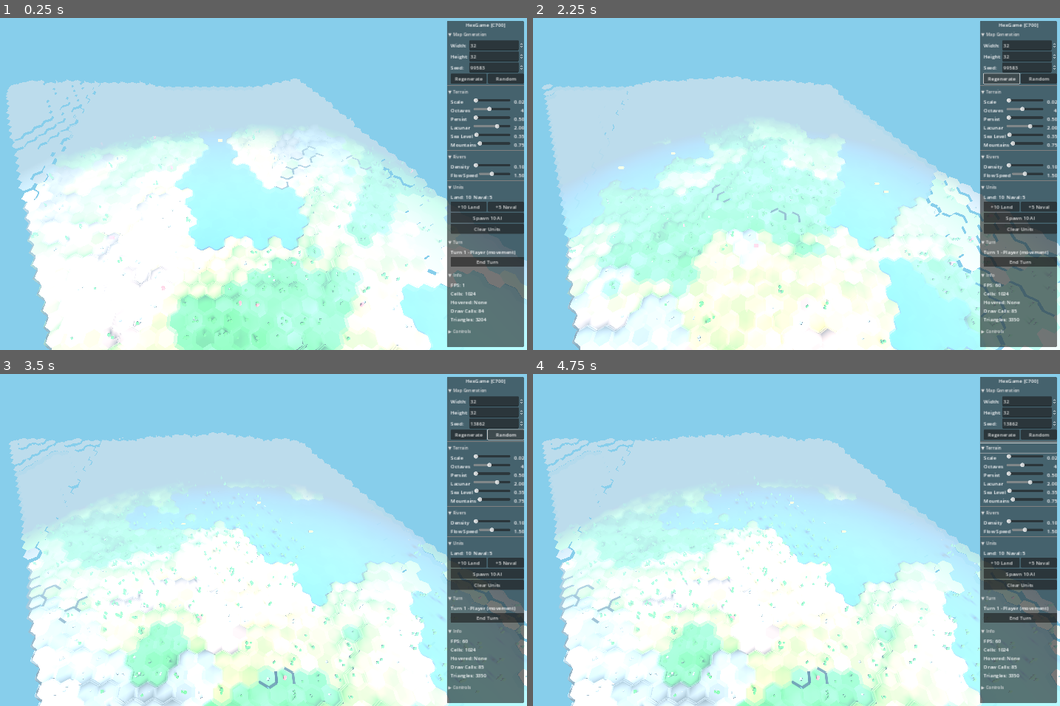
Above: before the commit, frames 1-4 (two rows, left to right).
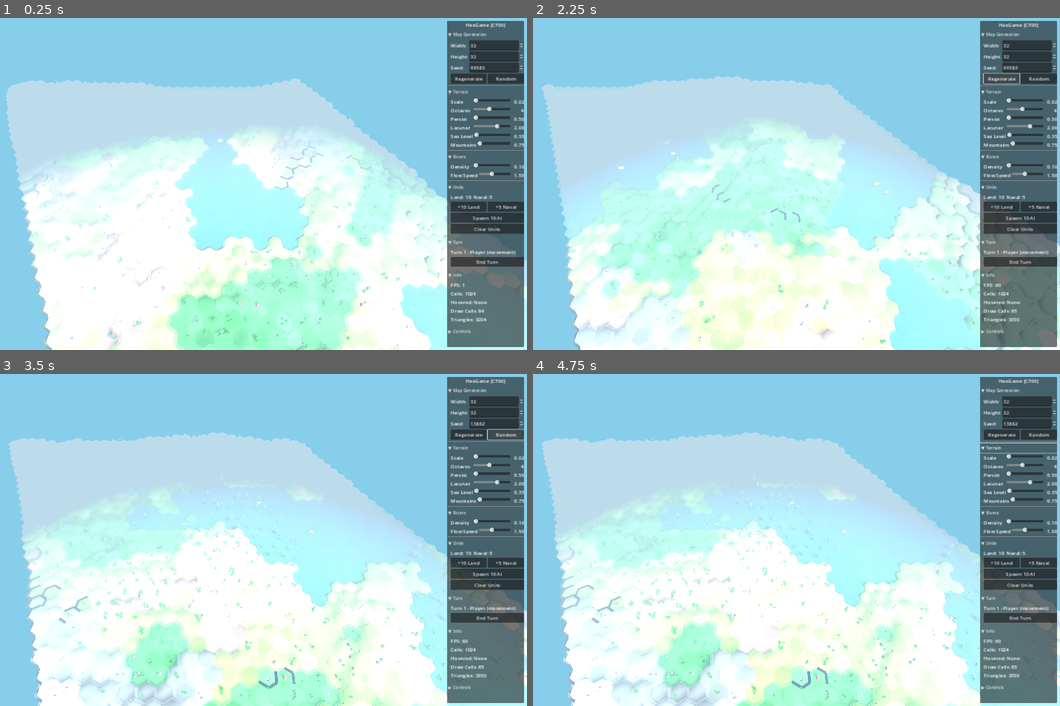
Above: after the commit, the same moments.

Repository: bobum/hexgame
Game: Godot game, scene res://scenes/main.tscn
Two runs of this game, one before a commit and one after it. Both use one fixed random seed, a clock stepped at 60 frames per second and the inputs below.
Inputs:
- Up to frame 1 (0.25 s): no input
- Up to frame 2 (2.25 s): click "▼ Map Generation" at 0.5 s; click "▶ Map Generation" at 1.25 s; click "Regenerate" at 2 s
- Up to frame 3 (3.5 s): click "Random" at 2.75 s
- Up to frame 4 (4.75 s): click "▼ Terrain" at 3.5 s; click "▶ Terrain" at 4.25 s

The runs differ from the first frame. In frame 1, 0.6% of the frame differs, in the area x 1-100%, y 19-85%; in frame 2, 0.6%; in frame 3, 0.4%; in frame 4, 0.4%.

Commit message:
Add per-hex skirts to medium and low LOD meshes
Prevents seeing through the map when walls disappear at lower LOD levels.

- Medium LOD: hex-shaped skirt (6 quads around perimeter)
- Low LOD: box skirt (4 quads around quad perimeter)
- Skirts extend down to below minimum elevation
- Skirt color darkened 40% to distinguish from top surface

Matches Three.js LODHexBuilder implementation.

Co-Authored-By: Claude Opus 4.5 <noreply@anthropic.com>

Diff:
--- a/godot/src/rendering/chunked_terrain_renderer.gd
+++ b/godot/src/rendering/chunked_terrain_renderer.gd
@@ -11,6 +11,9 @@
 # LOD distance thresholds (from Three.js LODDistances)
 const LOD_HIGH_TO_MEDIUM: float = 25.0
 const LOD_MEDIUM_TO_LOW: float = 45.0
+
+# Base Y level for skirts - below minimum terrain elevation
+const SKIRT_BASE_Y: float = HexMetrics.MIN_ELEVATION * HexMetrics.ELEVATION_STEP - 1.0
 
 # Material for all terrain meshes
 var terrain_material: ShaderMaterial
@@ -122,7 +125,7 @@
 	add_child(chunk.mesh_low)
 
 
-## Build flat hex mesh (medium LOD)
+## Build flat hex mesh (medium LOD) with per-hex skirts
 func _build_flat_hex_mesh(cells: Array[HexCell]) -> ArrayMesh:
 	var st = SurfaceTool.new()
 	st.begin(Mesh.PRIMITIVE_TRIANGLES)
@@ -131,7 +134,9 @@
 	for cell in cells:
 		var center = cell.get_world_position()
 		var color = cell.get_color()
-
+		var skirt_color = color.darkened(0.4)  # Darker for skirt sides
+
+		# Build hex top as 6 triangles from center
 		for i in range(6):
 			var c1 = corners[i]
 			var c2 = corners[(i + 1) % 6]
@@ -140,11 +145,32 @@
 			st.add_vertex(Vector3(center.x + c1.x, center.y, center.z + c1.z))
 			st.add_vertex(Vector3(center.x + c2.x, center.y, center.z + c2.z))
 
+		# Build hex skirt - 6 quads around perimeter
+		for i in range(6):
+			var c1 = corners[i]
+			var c2 = corners[(i + 1) % 6]
+
+			var top_left = Vector3(center.x + c1.x, center.y, center.z + c1.z)
+			var top_right = Vector3(center.x + c2.x, center.y, center.z + c2.z)
+			var bottom_left = Vector3(center.x + c1.x, SKIRT_BASE_Y, center.z + c1.z)
+			var bottom_right = Vector3(center.x + c2.x, SKIRT_BASE_Y, center.z + c2.z)
+
+			# Two triangles for the quad (facing outward)
+			st.set_color(skirt_color)
+			st.add_vertex(top_left)
+			st.add_vertex(bottom_left)
+			st.add_vertex(bottom_right)
+
+			st.set_color(skirt_color)
+			st.add_vertex(top_left)
+			st.add_vertex(bottom_right)
+			st.add_vertex(top_right)
+
 	st.generate_normals()
 	return st.commit()
 
 
-## Build simple quad mesh (low LOD) - one quad per cell
+## Build simple quad mesh (low LOD) - one quad per cell with box skirt
 func _build_simple_quad_mesh(cells: Array[HexCell]) -> ArrayMesh:
 	var st = SurfaceTool.new()
 	st.begin(Mesh.PRIMITIVE_TRIANGLES)
@@ -152,9 +178,10 @@
 	for cell in cells:
 		var center = cell.get_world_position()
 		var color = cell.get_color()
+		var skirt_color = color.darkened(0.4)  # Darker for skirt sides
 		var size = HexMetrics.OUTER_RADIUS * 0.9
 
-		# Simple quad
+		# Simple quad top
 		var v1 = Vector3(center.x - size, center.y, center.z - size)
 		var v2 = Vector3(center.x + size, center.y, center.z - size)
 		var v3 = Vector3(center.x + size, center.y, center.z + size)
@@ -169,6 +196,27 @@
 		st.add_vertex(v1)
 		st.add_vertex(v3)
 		st.add_vertex(v4)
+
+		# Box skirt - 4 walls around the quad
+		var quad_corners = [v1, v2, v3, v4]
+		for i in range(4):
+			var c1 = quad_corners[i]
+			var c2 = quad_corners[(i + 1) % 4]
+
+			var top_left = c1
+			var top_right = c2
+			var bottom_left = Vector3(c1.x, SKIRT_BASE_Y, c1.z)
+			var bottom_right = Vector3(c2.x, SKIRT_BASE_Y, c2.z)
+
+			st.set_color(skirt_color)
+			st.add_vertex(top_left)
+			st.add_vertex(bottom_left)
+			st.add_vertex(bottom_right)
+
+			st.set_color(skirt_color)
+			st.add_vertex(top_left)
+			st.add_vertex(bottom_right)
+			st.add_vertex(top_right)
 
 	st.generate_normals()
 	return st.commit()
